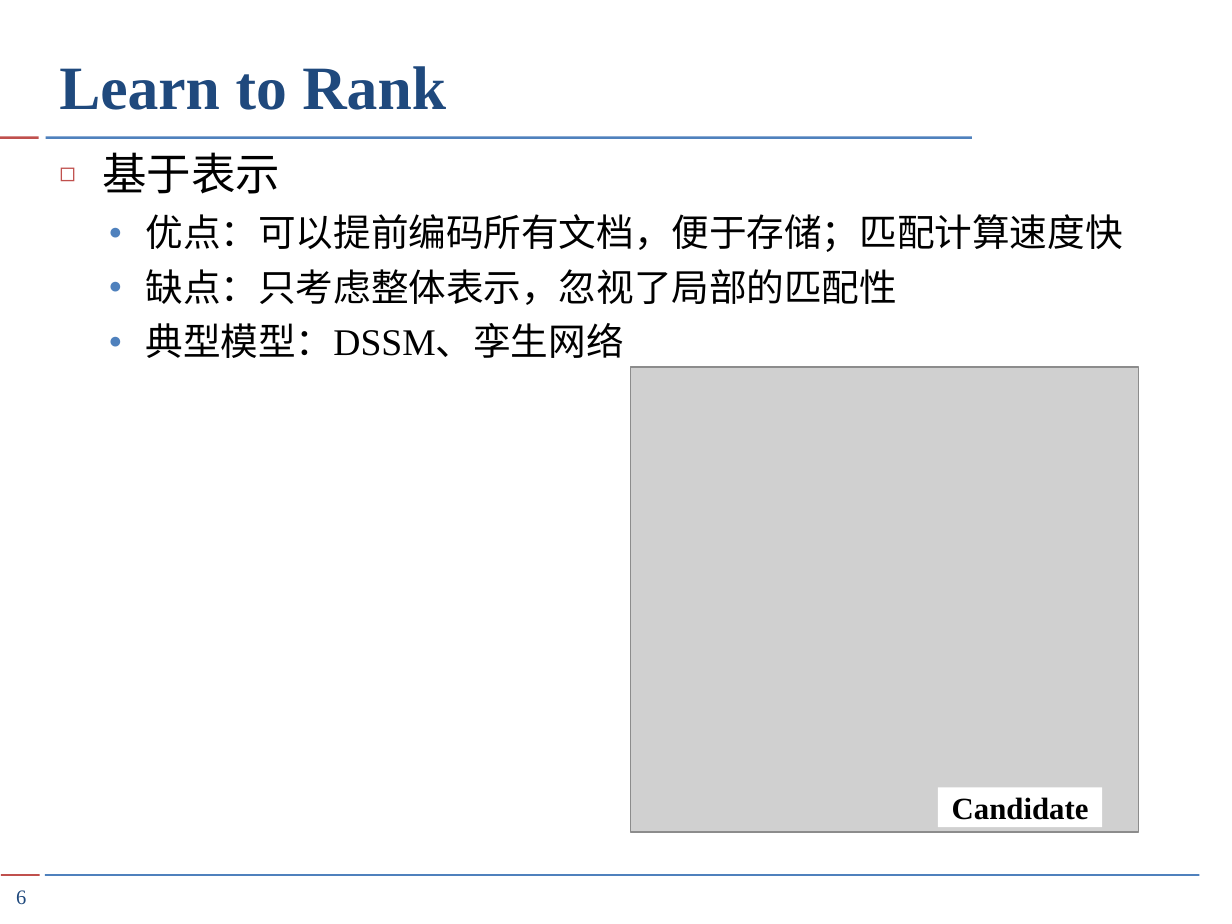
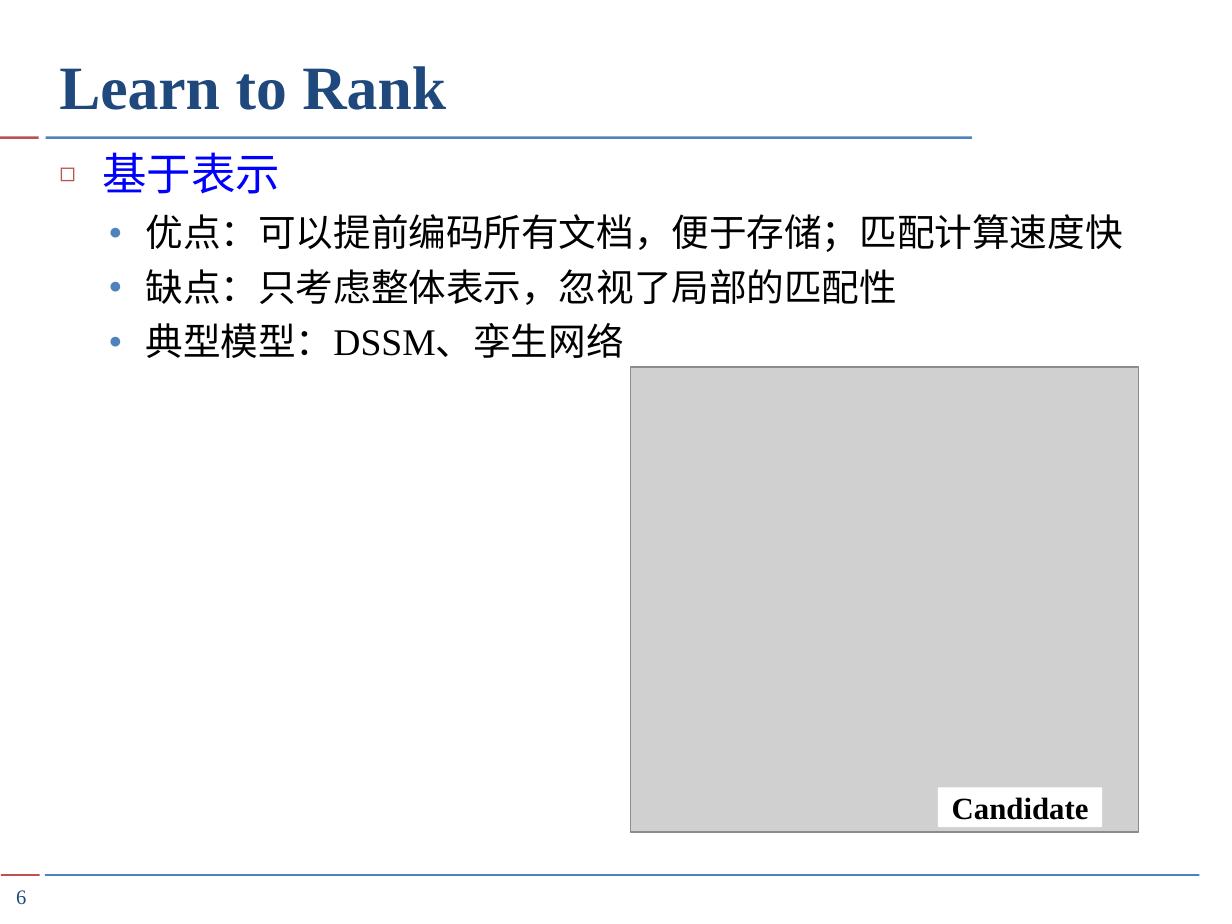
Before and after one commit to HMJW/hmjw.github.io, a slide deck: slide 6 of src/2020-9-3-text-ranker/TextRanker.pptx. Drawn at 1232x924 pixels with LibreOffice and Linux fonts; fonts in the diff are those of the drawing; grey boxes stand for pictures. Boxes give left, top, right and bottom in pixels: in the first picture for what was removed or moved away, otherwise in the second. Text is boxed around its words. In the diff, an @@ line names an element or a change of style, - is before the commit and + after.

Commit message:
TextRanker ppt

```diff
--- a/src/2020-9-3-text-ranker/TextRanker.pptx
+++ b/src/2020-9-3-text-ranker/TextRanker.pptx
@@ text at <box>102,152,280,194</box>: text colour #000000 to #0000FF in "基于表示" @@
```
Also in this commit, not shown: 12 other slides changed.
